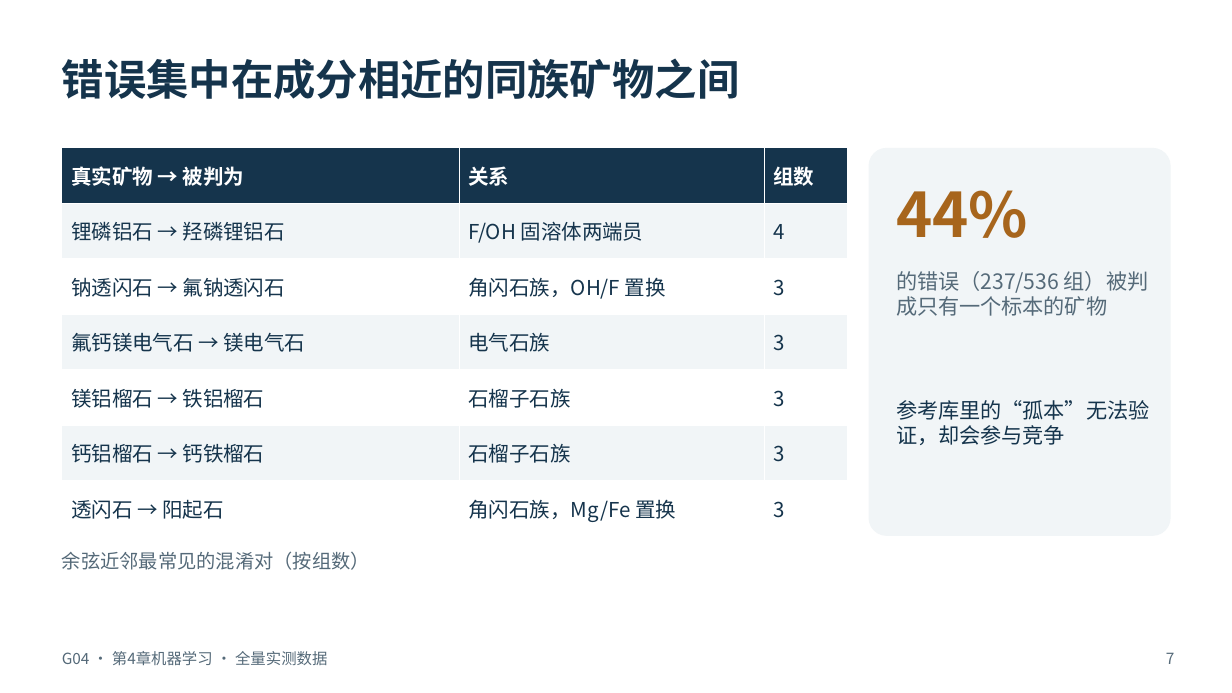
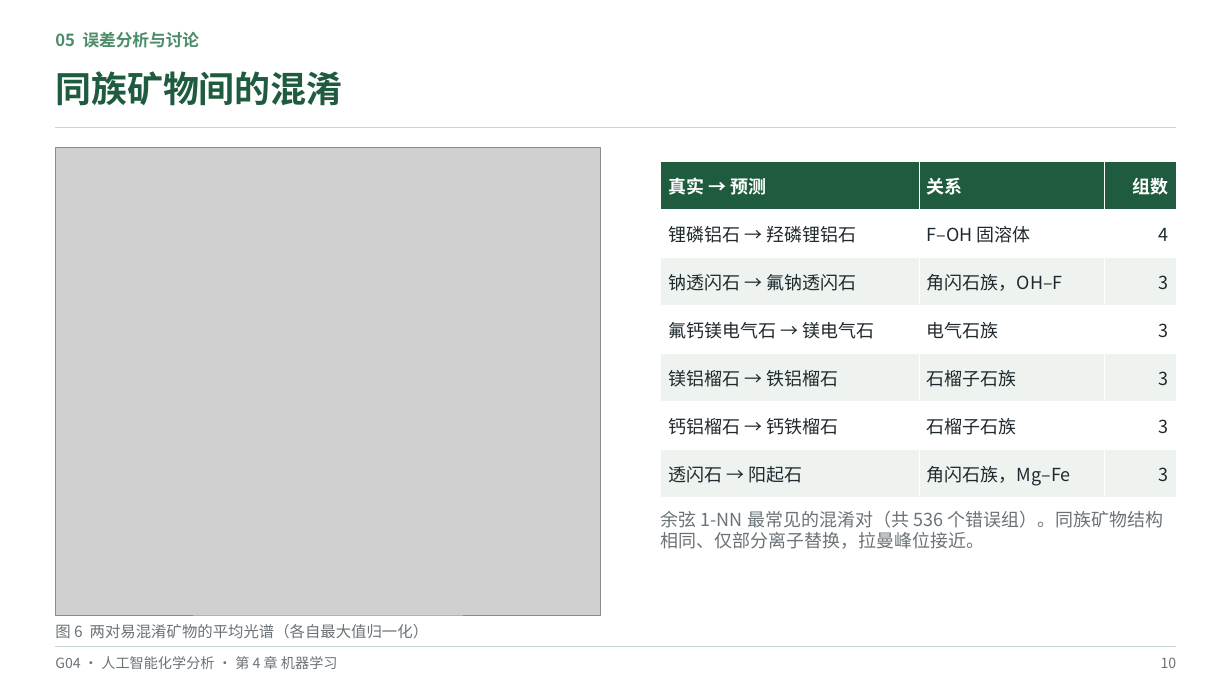
Before and after one commit to hachimi-rabbit/intelligent-analytical-chemistry, a slide deck: slide 10 of resources/annual/2026-2027/student-reports/ch04/G04-Raman-Full-Report-new.pptx (slide 7 before the commit). Drawn at 1232x693 pixels with LibreOffice and Linux fonts; fonts in the diff are those of the drawing; grey boxes stand for pictures. Boxes give left, top, right and bottom in pixels: in the first picture for what was removed or moved away, otherwise in the second. Text is boxed around its words. In the diff, an @@ line names an element or a change of style, - is before the commit and + after.

```diff
--- a/resources/annual/2026-2027/student-reports/ch04/G04-Raman-Full-Report-new.pptx
+++ b/resources/annual/2026-2027/student-reports/ch04/G04-Raman-Full-Report-new.pptx
@@ text added at [55,32,200,48], 13 pt, text #4C8C6A, bold @@
+05 误差分析与讨论
@@ text at [55,71,342,106]: text changed; size 33 to 28 pt; text colour #15344C to #1E5B3F @@
-错误集中在成分相近的同族矿物之间
+同族矿物间的混淆
@@ line added from (55, 128) to (1177, 128), #C9D6CD 1.25 pt @@
@@ picture added at [55,148,601,616] @@
@@ rounded rectangle removed at [869,148,1171,536] @@
@@ table at [661,162,1177,498] @@
-row 1, column 1: 真实矿物 → 被判为
+row 1, column 1: 真实 → 预测
-row 2, column 2: F/OH 固溶体两端员
+row 2, column 2: F–OH 固溶体
-row 3, column 2: 角闪石族，OH/F 置换
+row 3, column 2: 角闪石族，OH–F
-row 7, column 2: 角闪石族，Mg/Fe 置换
+row 7, column 2: 角闪石族，Mg–Fe
@@ fill #15344C to #1E5B3F in row 1 @@
@@ fill #F1F5F7 to #FFFFFF in 9 cells @@
@@ fill #FFFFFF to #EEF3EF in 9 cells @@
@@ size 16 to 14 pt in "关系", "组数", "锂磷铝石 → 羟磷锂铝石", "4" and 13 more places @@
@@ text colour #15344C to #1F2A30 in "锂磷铝石 → 羟磷锂铝石", "4", "钠透闪石 → 氟钠透闪石", "3" and 11 more places @@
@@ alignment left to right @@
@@ table: place and size @@
-table at [62,148,848,536]
+table at [661,162,1177,498]
@@ text removed at [896,190,1028,238] @@
-44%
@@ text removed at [896,271,1148,316] @@
-的错误（237/536 组）被判成只有一个标本的矿物
@@ text removed at [896,400,1149,445] @@
-参考库里的“孤本”无法验证，却会参与竞争
@@ text added at [661,511,1163,549], 14 pt, text #6B7378 @@
+余弦 1-NN 最常见的混淆对（共 536 个错误组）。同族矿物结构相同、仅部分离子替换，拉曼峰位接近。
@@ text removed at [62,551,370,570] @@
-余弦近邻最常见的混淆对（按组数）
@@ text added at [55,624,428,638], 12 pt, text #6B7378 @@
+图 6 两对易混淆矿物的平均光谱（各自最大值归一化）
@@ line added from (55, 647) to (1177, 647), #C9D6CD 0.75 pt @@
@@ text added at [55,656,338,669], 11 pt, text #6B7378 @@
+G04 · 人工智能化学分析 · 第 4 章 机器学习
@@ text removed at [62,651,327,665] @@
-G04 · 第4章机器学习 · 全量实测数据
@@ text added at [1161,657,1177,668], 11 pt, text #6B7378 @@
+10
@@ text removed at [1166,652,1175,664] @@
-7
```
Also in this commit, not shown: 1 other slide changed, 12 slides added, 8 slides removed, 1 other file.
